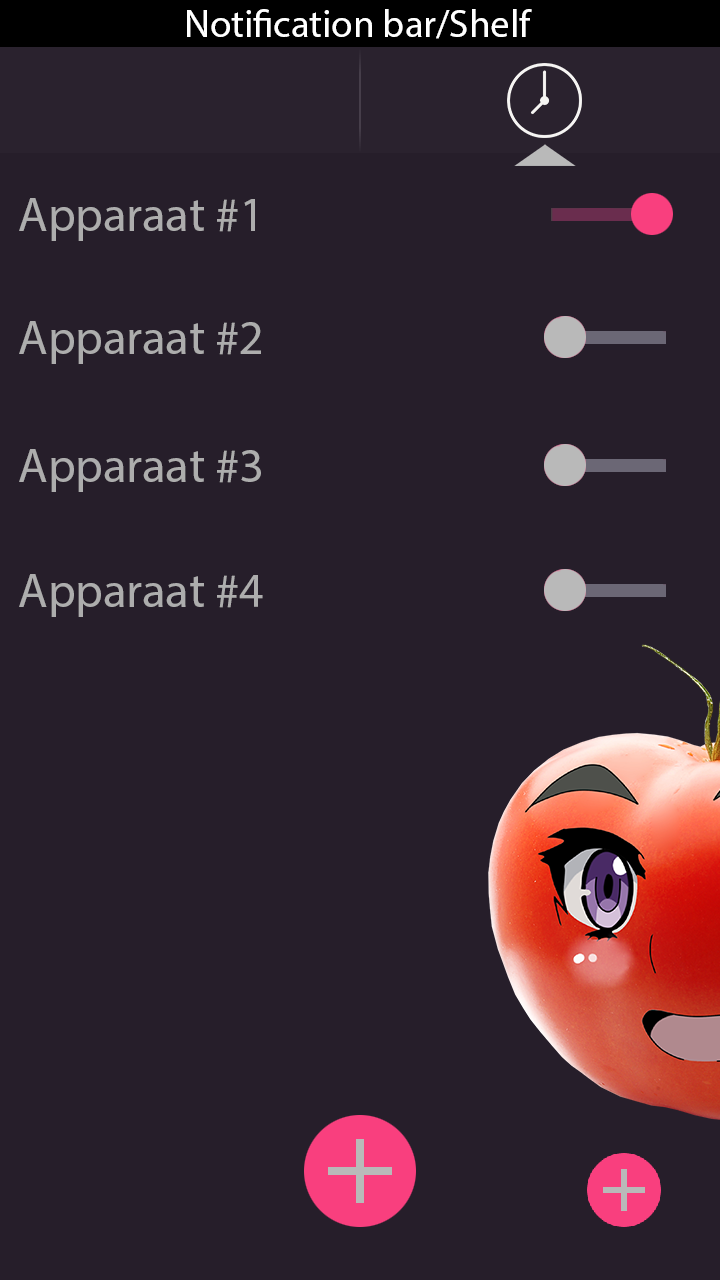
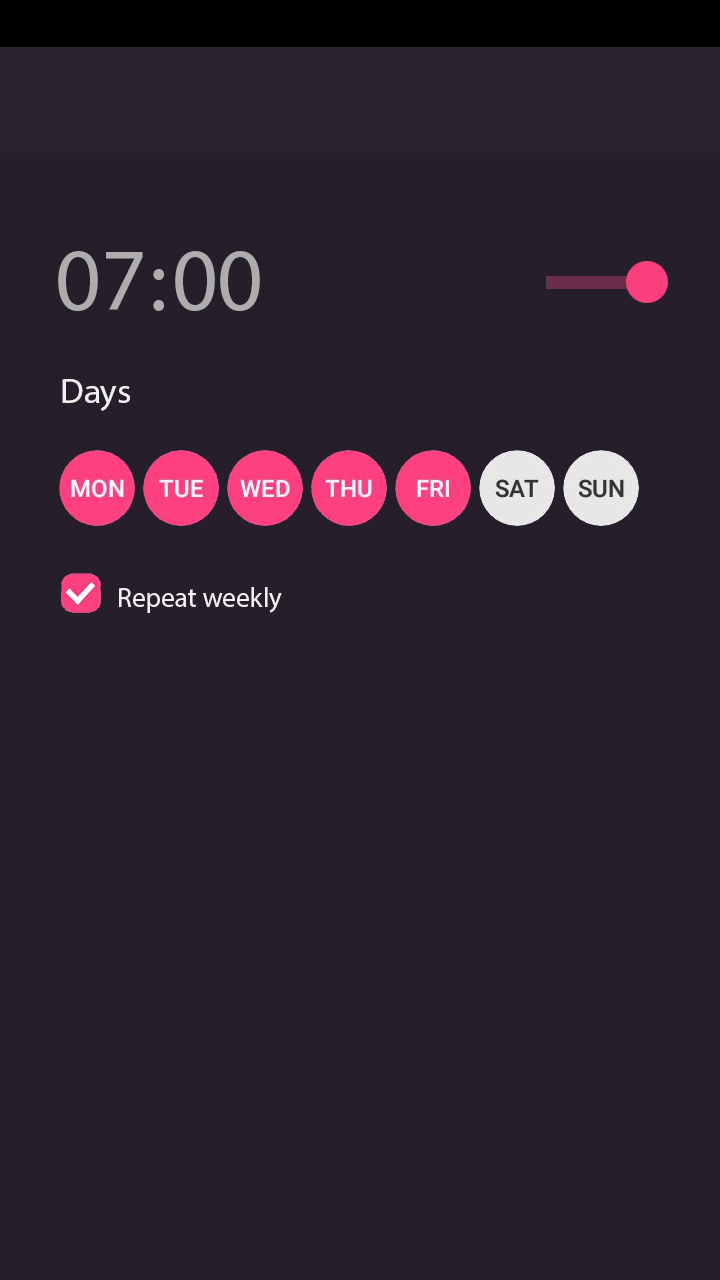
Comparing the layer stacks of the two (720, 1280) images. Changes:
added group "Advanced Timer Settings" with 15 layers in group "Design" over (19, 9, 720, 1227)
added group "Apparaten'" (1st of 3, in "Design" › "Advanced Timer Settings") with 8 layers in group "Advanced Timer Settings" over (56, 251, 668, 614)
added group "Apparaat1" (1st of 3, in "Design" › "Advanced Timer Settings" › "Apparaten'") with 7 layers in group "Apparaten'" over (56, 251, 668, 614)
added group "background" (1st of 3, in "Design" › "Advanced Timer Settings") with 5 layers in group "Advanced Timer Settings" over (19, 9, 720, 1227)
added layer "Layer 9" (1st of 3, in "Design" › "Advanced Timer Settings" › "background") (15%) in group "background" over (19, 9, 720, 1227)
added group "Main" (1st of 3, in "Design" › "Advanced Timer Settings" › "background") with 1 layers in group "background" over (19, 9, 720, 1227)
added layer "Window" (1st of 3, in "Design" › "Advanced Timer Settings" › "background" › "Main") in group "Main" over (19, 9, 720, 1227)
added group "Timed" with 23 layers in group "Design" over (19, 9, 720, 1227)
added group "background" (2nd of 3, in "Design" › "Timed") with 6 layers in group "Timed" over (19, 9, 720, 1227)
added layer "Layer 9" (2nd of 3, in "Design" › "Timed" › "background") (15%) in group "background" over (19, 9, 720, 1227)
added group "Main" (2nd of 3, in "Design" › "Timed" › "background") with 1 layers in group "background" over (19, 9, 720, 1227)
added layer "Window" (2nd of 3, in "Design" › "Timed" › "background" › "Main") in group "Main" over (19, 9, 720, 1227)
added group "Switch" (2nd of 2, in "Design") with 34 layers in group "Design" over (19, 9, 720, 1227)
moved "Apparaten'" (3rd of 3, in "Design" › "Switch") into group "Switch" over (19, 193, 673, 664)
moved "background" (3rd of 3, in "Design" › "Switch") into group "Switch" over (19, 9, 720, 1227)
…and 43 more changes (23 added, 13 moved_by, 5 painted, 1 removed, 1 renamed, 6 stack, 1 visibility)
